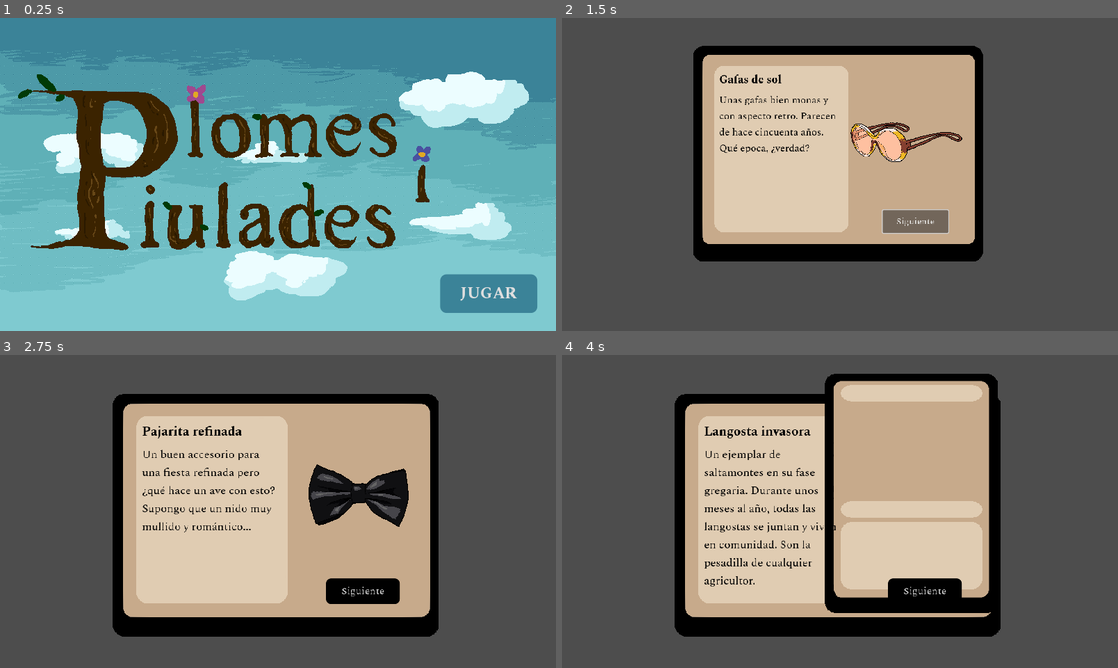
Above: before the commit, frames 1-4 (two rows, left to right).
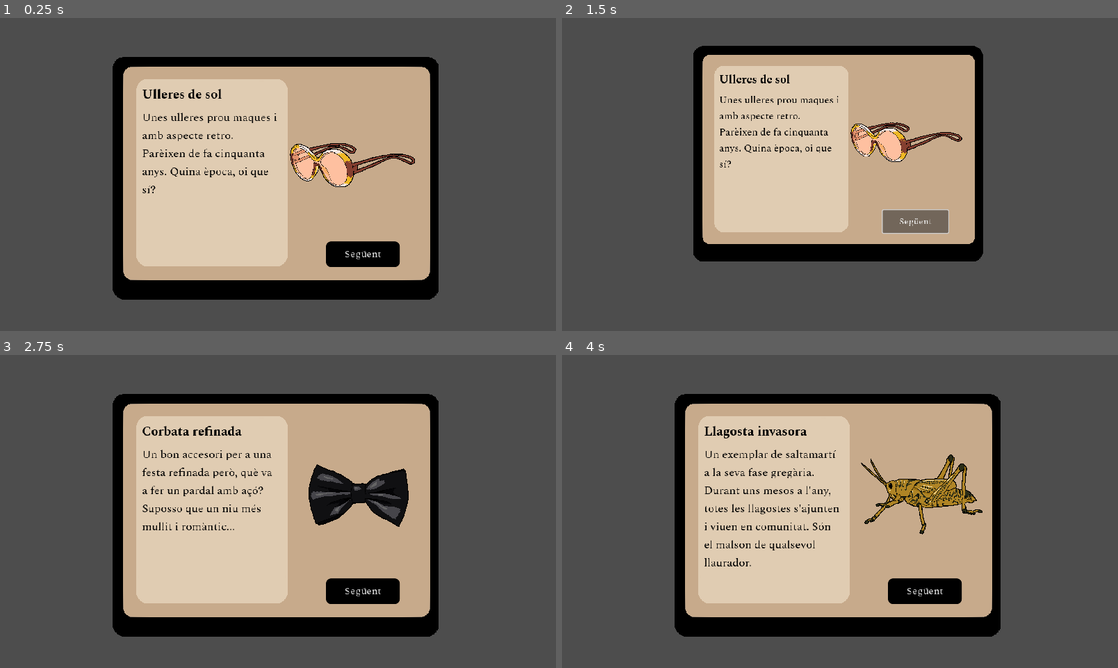
Above: after the commit, the same moments.

Repository: marmaestro/anima-vlc-7
Game: Godot game, scene res://scenes/mundo.tscn
Two runs of this game, one before a commit and one after it. Both use one fixed random seed, a clock stepped at 60 frames per second and the inputs below.
Inputs (mouse positions are in pixels of both pictures, inside the frame that each line leads up to):
- Up to frame 1 (0.25 s): no input
- Up to frame 2 (1.5 s): click (1051, 293) at 0.5 s, where only the run before the commit has a clickable "JUGAR"; click "Siguiente" (after the commit: "Següent") at 1.25 s
- Up to frame 3 (2.75 s): click "Selecionar" (after the commit: "Seleccionar") at 2 s
- Up to frame 4 (4 s): click "Siguiente" (after the commit: "Següent") at 2.75 s; click "Selecionar" (after the commit: "Seleccionar") at 3.5 s

The runs differ from the first frame. In frame 1, 100% of the frame differs, in the area x 0-100%, y 0-100%; in frame 2, 1.0%; in frame 3, 1.2%; in frame 4, 16%.

Commit message:
Traducción, grafo, y fondo

Diff:
--- a/aima-vlc-7/databases/trinkets.json
+++ b/aima-vlc-7/databases/trinkets.json
@@ -31,8 +31,8 @@
 			{
 				"id": 3,
 				"bird_ids": [6,3,7],
-				"source": "sprites/carta.png",
-				"scale": 1,
+				"source": "sprites/trinkets/langosta.png",
+				"scale": 0.422,
 				"name": "LANGOSTA",
 				"description":"LANGOSTA_D"
 			},
@@ -76,8 +76,8 @@
 			{
 				"id": 8,
 				"bird_ids": [6,0,8],
-				"source": "sprites/carta.png",
-				"scale": 1,
+				"source": "sprites/trinkets/telegrafo.png",
+				"scale": 0.447,
 				"name": "TELEGRAFO",
 				"description":"TELEGRAFO_D"
 			},
@@ -85,8 +85,8 @@
 			{
 				"id": 9,
 				"bird_ids": [2,5,9],
-				"source": "sprites/carta.png",
-				"scale": 1,
+				"source": "sprites/trinkets/mosquito.png",
+				"scale": 0.557,
 				"name": "MOSQUITO",
 				"description":"MOSQUITO_D"
 			}
--- a/aima-vlc-7/databases/trinkets_real.json
+++ /dev/null
@@ -1,94 +0,0 @@
-{
-	"trinkets":
-		[
-			{
-				"id": 0,
-				"bird_ids": [0,2,6],
-				"source": "sprites/trinkets/espejo.png",
-				"scale": 0.577,
-				"name": "ESPEJO",
-				"description":"ESPEJO_D"
-			},
-
-			{
-				"id": 1,
-				"bird_ids": [1,8,5],
-				"source": "sprites/trinkets/pescado.png",
-				"scale": 0.432,
-				"name": "PESCADO",
-				"description":"PESCADO_D"
-			},
-
-			{
-				"id": 2,
-				"bird_ids": [8,2,7],
-				"source": "sprites/trinkets/pajarita.png",
-				"scale": 0.497,
-				"name": "PAJARITA",
-				"description":"PAJARITA_D"
-			},
-
-			{
-				"id": 3,
-				"bird_ids": [6,3,7],
-				"source": "sprites/trinkets/langosta.png",
-				"scale": 1,
-				"name": "LANGOSTA",
-				"description":"LANGOSTA_D"
-			},
-
-			{
-				"id": 4,
-				"bird_ids": [3,4,8],
-				"source": "sprites/trinkets/pala.png",
-				"scale": 0.442,
-				"name": "PALA",
-				"description":"PALA_D"
-			},
-
-			{
-				"id": 5,
-				"bird_ids": [4,3,5],
-				"source": "sprites/trinkets/semillas.png",
-				"scale": 0.747,
-				"name": "SEMILLAS",
-				"description":"SEMILLAS_D"
-			},
-
-			{
-				"id": 6,
-				"bird_ids": [0,8,6],
-				"source": "sprites/trinkets/carta.png",
-				"scale": 0.757,
-				"name": "CARTA",
-				"description":"CARTA_D"
-			},
-
-			{
-				"id": 7,
-				"bird_ids": [9,7,4],
-				"source": "sprites/trinkets/gafas.png",
-				"scale": 0.397,
-				"name": "GAFAS",
-				"description":"GAFAS_D"
-			},
-
-			{
-				"id": 8,
-				"bird_ids": [6,0,8],
-				"source": "sprites/trinkets/telegrafo.png",
-				"scale": 1,
-				"name": "TELEGRAFO",
-				"description":"TELEGRAFO_D"
-			},
-
-			{
-				"id": 9,
-				"bird_ids": [2,5,9],
-				"source": "sprites/trinkets/mosquito.png",
-				"scale": 1,
-				"name": "MOSQUITO",
-				"description":"MOSQUITO_D"
-			}
-		]
-}
--- a/aima-vlc-7/project.godot
+++ b/aima-vlc-7/project.godot
@@ -36,10 +36,11 @@
 [internationalization]
 
 locale/translation_remaps={}
-locale/translations=PackedStringArray("res://translations/text_8.ca.translation", "res://translations/text_8.es.translation")
-locale/test="es"
+locale/translations=PackedStringArray("res://translations/text_9.ca.translation", "res://translations/text_9.es.translation")
+locale/test="ca"
 locale/fallback="ca"
 
 [rendering]
 
 textures/canvas_textures/default_texture_filter=0
+anti_aliasing/screen_space_roughness_limiter/enabled=false
--- a/aima-vlc-7/scenes/mundo.tscn
+++ b/aima-vlc-7/scenes/mundo.tscn
@@ -1,9 +1,9 @@
-[gd_scene load_steps=29 format=3 uid="uid://desl3ix1lirpt"]
+[gd_scene load_steps=40 format=3 uid="uid://desl3ix1lirpt"]
 
 [ext_resource type="Script" path="res://scripts/letter.gd" id="1_7ddfu"]
 [ext_resource type="Texture2D" uid="uid://c50hygp4axwhs" path="res://sprites/Letter.png" id="2_0l2ob"]
 [ext_resource type="Theme" uid="uid://ci77qser1elpq" path="res://themes/letter-theme.tres" id="2_kn5up"]
-[ext_resource type="Texture2D" uid="uid://3bihi1y6l56v" path="res://sprites/trinkets/carta.png" id="3_g2b1t"]
+[ext_resource type="Texture2D" uid="uid://ddicyqgh7mk4e" path="res://sprites/trinkets/telegrafo.png" id="3_78llj"]
 [ext_resource type="Script" path="res://scripts/card.gd" id="4_aeab4"]
 [ext_resource type="Texture2D" uid="uid://boi2812xarodr" path="res://sprites/birds/gorrion.png" id="5_g07ae"]
 [ext_resource type="Texture2D" uid="uid://byqo7unvp5dig" path="res://sprites/Carta.png" id="9_fmxa3"]
@@ -11,9 +11,20 @@
 [ext_resource type="FontFile" uid="uid://cww05vwhr0yqf" path="res://fonts/Spectral-Italic.ttf" id="11_58ess"]
 [ext_resource type="FontFile" uid="uid://rke8of3xkujm" path="res://fonts/Spectral-BoldItalic.ttf" id="12_00m0d"]
 [ext_resource type="FontFile" uid="uid://b3dxbwaivdqwl" path="res://fonts/Spectral-Bold.ttf" id="13_m1pwu"]
-[ext_resource type="PackedScene" uid="uid://d0pcrmptf0yow" path="res://scenes/graph.tscn" id="14_51cwe"]
+[ext_resource type="Script" path="res://scripts/graph.gd" id="14_c5222"]
+[ext_resource type="Texture2D" uid="uid://bmfaip8ulc0n" path="res://sprites/birds/pfp/pfp_urraca.png" id="14_j21fi"]
+[ext_resource type="Texture2D" uid="uid://b6f4dajxv8qfm" path="res://sprites/bg/bg.png" id="14_muqyq"]
 [ext_resource type="Theme" uid="uid://yhek5gfshxwo" path="res://themes/buttons.tres" id="14_o87vs"]
-[ext_resource type="PackedScene" uid="uid://cio4akd3iimy4" path="res://scenes/titol.tscn" id="15_2m7bk"]
+[ext_resource type="PackedScene" path="res://scenes/titol.tscn" id="15_2m7bk"]
+[ext_resource type="Texture2D" uid="uid://big5m7cp1rcyl" path="res://sprites/birds/pfp/pfp_gaviota.png" id="15_gvgjg"]
+[ext_resource type="Texture2D" uid="uid://buc6fgmkr318g" path="res://sprites/birds/pfp/pfp_pato.png" id="16_p8wmv"]
+[ext_resource type="Texture2D" uid="uid://cd4i0ls3wky10" path="res://sprites/birds/pfp/pfp_gorrion.png" id="17_lce8v"]
+[ext_resource type="Texture2D" uid="uid://benqjuq45s8o7" path="res://sprites/birds/pfp/pfp_collirojo.png" id="18_l46lv"]
+[ext_resource type="Texture2D" uid="uid://cqg4x8v3x8e4a" path="res://sprites/birds/pfp/pfp_verdecillo.png" id="19_s8tj4"]
+[ext_resource type="Texture2D" uid="uid://35u2l7pvso3i" path="res://sprites/birds/pfp/pfp_tortola.png" id="20_427l8"]
+[ext_resource type="Texture2D" uid="uid://csblojoq2g2xk" path="res://sprites/birds/pfp/pfp_paloma.png" id="21_raods"]
+[ext_resource type="Texture2D" uid="uid://bv2tlt7n1vpfg" path="res://sprites/birds/pfp/pfp_abubilla.png" id="22_tutr5"]
+[ext_resource type="Texture2D" uid="uid://nbgj0r51n2g" path="res://sprites/birds/pfp/pfp_lavandera.png" id="23_irfci"]
 
 [sub_resource type="RectangleShape2D" id="RectangleShape2D_rlslu"]
 size = Vector2(333, 250)
@@ -281,8 +292,8 @@
 
 [node name="Object" type="Sprite2D" parent="Game/Letter/Letter"]
 position = Vector2(169.535, -43.3256)
-scale = Vector2(0.757, 0.757)
-texture = ExtResource("3_g2b1t")
+scale = Vector2(0.477, 0.477)
+texture = ExtResource("3_78llj")
 
 [node name="Container" type="Control" parent="Game/Letter/Letter"]
 layout_mode = 3
@@ -862,10 +873,147 @@
 theme_override_styles/normal = SubResource("StyleBoxFlat_ab3v4")
 text = "X"
 
-[node name="Graph" parent="Game" instance=ExtResource("14_51cwe")]
-visible = false
+[node name="Graph" type="Node2D" parent="Game"]
+script = ExtResource("14_c5222")
+
+[node name="Background" type="Sprite2D" parent="Game/Graph"]
+visible = false
+z_index = -1
+texture = ExtResource("14_muqyq")
+offset = Vector2(432, 243)
+
+[node name="Urraca" type="Control" parent="Game/Graph"]
+visible = false
+layout_mode = 3
+anchors_preset = 0
+offset_left = 187.0
+offset_top = 172.0
+offset_right = 187.0
+offset_bottom = 172.0
+scale = Vector2(0.304817, 0.304817)
+
+[node name="Sprite2D" type="Sprite2D" parent="Game/Graph/Urraca"]
+texture = ExtResource("14_j21fi")
+
+[node name="Gaviota" type="Control" parent="Game/Graph"]
+visible = false
+layout_mode = 3
+anchors_preset = 0
+offset_left = 747.0
+offset_top = 233.0
+offset_right = 747.0
+offset_bottom = 233.0
+scale = Vector2(0.394737, 0.394737)
+
+[node name="Sprite2D" type="Sprite2D" parent="Game/Graph/Gaviota"]
+texture = ExtResource("15_gvgjg")
+
+[node name="Pato" type="Control" parent="Game/Graph"]
+visible = false
+layout_mode = 3
+anchors_preset = 0
+offset_left = 173.0
+offset_top = 356.0
+offset_right = 173.0
+offset_bottom = 356.0
+scale = Vector2(0.333143, 0.333143)
+
+[node name="Sprite2D" type="Sprite2D" parent="Game/Graph/Pato"]
+texture = ExtResource("16_p8wmv")
+
+[node name="Gorrion" type="Control" parent="Game/Graph"]
+visible = false
+layout_mode = 3
+anchors_preset = 0
+offset_left = 530.0
+offset_top = 303.0
+offset_right = 530.0
+offset_bottom = 303.0
+scale = Vector2(0.17032, 0.17032)
+
+[node name="Sprite2D" type="Sprite2D" parent="Game/Graph/Gorrion"]
+texture = ExtResource("17_lce8v")
+
+[node name="Colirrojo" type="Control" parent="Game/Graph"]
+visible = false
+layout_mode = 3
+anchors_preset = 0
+offset_left = 581.0
+offset_top = 135.0
+offset_right = 581.0
+offset_bottom = 135.0
+scale = Vector2(0.19615, 0.19615)
+
+[node name="Sprite2D" type="Sprite2D" parent="Game/Graph/Colirrojo"]
+texture = ExtResource("18_l46lv")
+
+[node name="Verdecillo" type="Control" parent="Game/Graph"]
+visible = false
+layout_mode = 3
+anchors_preset = 0
+offset_left = 679.0
+offset_top = 85.0
+offset_right = 679.0
+offset_bottom = 85.0
+scale = Vector2(0.168587, 0.168587)
+
+[node name="Sprite2D" type="Sprite2D" parent="Game/Graph/Verdecillo"]
+texture = ExtResource("19_s8tj4")
+
+[node name="Tortola" type="Control" parent="Game/Graph"]
+visible = false
+layout_mode = 3
+anchors_preset = 0
+offset_left = 612.0
+offset_top = 397.0
+offset_right = 612.0
+offset_bottom = 397.0
+scale = Vector2(0.28705, 0.28705)
+
+[node name="Sprite2D" type="Sprite2D" parent="Game/Graph/Tortola"]
+texture = ExtResource("20_427l8")
+
+[node name="Paloma" type="Control" parent="Game/Graph"]
+visible = false
+layout_mode = 3
+anchors_preset = 0
+offset_left = 390.0
+offset_top = 366.0
+offset_right = 390.0
+offset_bottom = 366.0
+scale = Vector2(0.301161, 0.301161)
+
+[node name="Sprite2D" type="Sprite2D" parent="Game/Graph/Paloma"]
+texture = ExtResource("21_raods")
+
+[node name="Abubilla" type="Control" parent="Game/Graph"]
+visible = false
+layout_mode = 3
+anchors_preset = 0
+offset_left = 412.0
+offset_top = 179.0
+offset_right = 412.0
+offset_bottom = 179.0
+scale = Vector2(0.326362, 0.326362)
+
+[node name="Sprite2D" type="Sprite2D" parent="Game/Graph/Abubilla"]
+texture = ExtResource("22_tutr5")
+
+[node name="Lavandera" type="Control" parent="Game/Graph"]
+visible = false
+layout_mode = 3
+anchors_preset = 0
+offset_left = 299.0
+offset_top = 67.0
+offset_right = 299.0
+offset_bottom = 67.0
+scale = Vector2(0.200956, 0.200956)
+
+[node name="Sprite2D" type="Sprite2D" parent="Game/Graph/Lavandera"]
+texture = ExtResource("23_irfci")
 
 [node name="Titol" parent="." instance=ExtResource("15_2m7bk")]
+visible = false
 position = Vector2(432, 243)
 
 [connection signal="pressed" from="Game/Letter/Letter/Next" to="Game/Letter" method="_on_next_pressed"]
--- a/aima-vlc-7/scripts/graph.gd
+++ b/aima-vlc-7/scripts/graph.gd
@@ -1,10 +1,13 @@
-class_name Graph extends Node
+class_name Graph extends Node2D
 
 var graph : Array[Pick]
 var trinketList : Array[bool]
 var size : int
+var vectors : Array[Vector2]
 
+@onready var background = $Background
 @onready var birds = [$Urraca,$Gaviota,$Pato,$Gorrion,$Colirrojo,$Verdecillo,$Tortola,$Paloma,$Abubilla,$Lavandera]
+@onready var game = $".."
 
 func _init() :
 	graph = []
@@ -28,13 +31,20 @@
 				break
 
 func showGraph() :
-	var vectors : Array[Vector2]
 	for pick in graph:
 		for bird in pick.birds:
+			vectors.append(birds[bird].position)
 			if !birds[bird].visible:
 				birds[bird].show()
-				vectors.append(birds[bird].transform.position)
-	_draw(vectors)
 
-func _draw(vectors):
-	pass
+	queue_redraw()
+	background.show()
+
+func _draw():
+
+	var i = 0
+	var j = 1
+	while (i < vectors.size() && j < vectors.size()):
+		draw_line(vectors[i], vectors[j], Color.BLACK, 5.0)
+		i = j
+		j += 1
--- a/aima-vlc-7/translations/text_8.csv
+++ b/aima-vlc-7/translations/text_9.csv
@@ -41,7 +41,7 @@
 LAVANDERA_3,Sempre és prop d'aigua i s'alimenta d'insectes que l'habiten.,Siempre está cerca del agua y se alimenta de insectos que la habitan.
 SIGUIENTE,Següent,Siguiente
 SELECCIONAR,Seleccionar,Selecionar
-NOMBRE_JUEGO,Ocells macos,Pollos bonicos
+NOMBRE_JUEGO,PLOMES Y PIULADES,PLUMAS Y PIADAS
 ESPEJO,Espill llis,Espejo liso
 PESCADO,Peix fresc,Pescado fresco
 PAJARITA,Corbata refinada,Pajarita refinada
@@ -51,7 +51,7 @@
 CARTA,Carta privada,Carta privada
 GAFAS,Ulleres de sol,Gafas de sol
 TELEGRAFO,Telègraf,Telégrafo
-MOSQUITO,Larves de mosquit,Larvas de mosquito
+MOSQUITO,Larva de mosquit,Larva de mosquito
 ESPEJO_D,Un mirall petit però prou net. Qualsevol diuria que algú l'ha oblidat ací al costat.,Un espejo pequeño pero muy limpio. Cualquiera diría que alguien lo ha olvidado aquí al lado.
 PESCADO_D,Una llissa amb aspecte d'haver sigut capturada fa un tres i no res. Seria una pena que es desperdiciara. Qui podría aprofitarla millor?,Un mújol con aspecto de haber sido capturado hace nada de nada. Sería una pena que se desperdiciara. ¿Quién podría aprovecharlo mejor?
 PAJARITA_D,"Un bon accesori per a una festa refinada però, què va a fer un pardal amb açó? Suposso que un niu més mullit i romàntic...",Un buen accesorio para una fiesta refinada pero ¿qué hace un ave con esto? Supongo que un nido muy mullido y romántico...
@@ -61,4 +61,4 @@
 CARTA_D,Una peça de paper enrotllat sobre si mateix i atat amb un cordell. Pareix que n'hi ha alguna cosa escrita...,Un trozo de papel enrollado sobre sí mismo y atado con un cordel. Parece que hay algo escrito...
 GAFAS_D,"Unes ulleres prou maques i amb aspecte retro. Parèixen de fa cinquanta anys. Quina època, oi que sí?","Unas gafas bien monas y con aspecto retro. Parecen de hace cincuenta años. Qué epoca, ¿verdad?"
 TELEGRAFO_D,"Un aparat mecànic inventat al segle XIX per a comunicar-se ràpidament. Es manen senyals elèctriques amb un …(281 unchanged characters)…
-MOSQUITO_D,"Unes criatures diminutes en un glop d'aigua. Aquests animalets estan a la segona fase de la metamorfòsi del mosquit, i viuen en aigües estancades.","Unas criaturas diminutas en un charquito de agua. Estos animalillos están en la segunda fase de la metamorfosis del mosquito, y viven en aguas estancadas."
+MOSQUITO_D,"Una criatura diminuta en un glop d'aigua. Aquest animalet està a la segona fase de la metamorfòsi del mosquit, i viu en aigües estancades.","Una criatura diminuta en un charquito de agua. Este animalillo está en la segunda fase de la metamorfosis del mosquito, y vive en aguas estancadas."
Renamed: aima-vlc-7/sprites/trinkets/mosquitos.png -> aima-vlc-7/sprites/trinkets/mosquito.png
Not shown, changed: aima-vlc-7/sprites/trinkets/mosquito.png.import
Binary file removed: aima-vlc-7/translations/text_8.ca.translation
Not shown, removed: aima-vlc-7/translations/text_8.csv.import
Binary file removed: aima-vlc-7/translations/text_8.es.translation
Binary file added: aima-vlc-7/translations/text_9.ca.translation
Not shown, added: aima-vlc-7/translations/text_9.csv.import
Binary file added: aima-vlc-7/translations/text_9.es.translation
